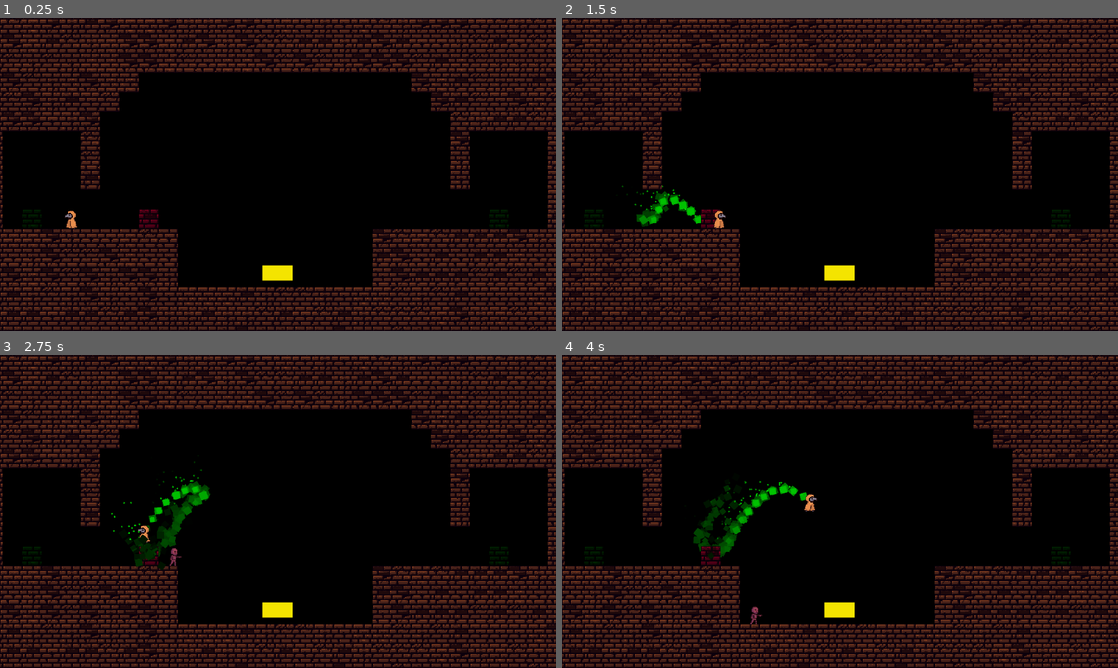
Above: before the commit, frames 1-4 (two rows, left to right).
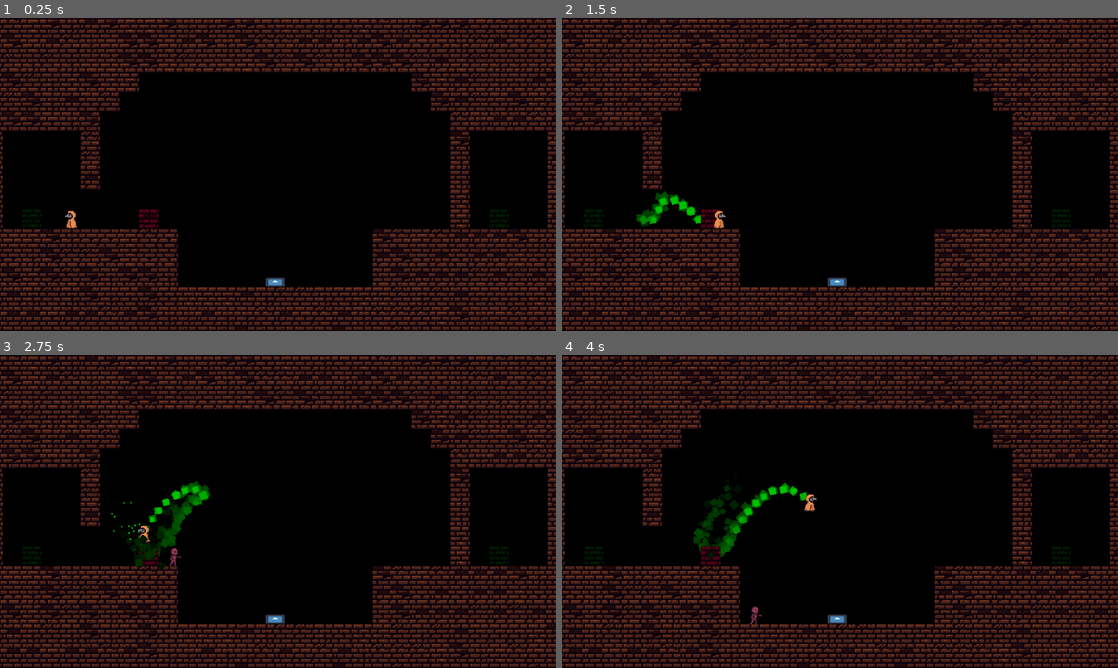
Above: after the commit, the same moments.

Repository: greatbrick0/GdFallJam2025
Game: Godot game, scene res://Scenes/Levels/level_3.tscn
Two runs of this game, one before a commit and one after it. Both use one fixed random seed, a clock stepped at 60 frames per second and the inputs below. This scene is started directly instead of the project's main scene. The engine's default icon, where the game draws it, is replaced by a stand-in: a white triangle on a blue panel in a dark square. Sound files missing from this copy of the repository are replaced by a short silence.
Inputs:
- Up to frame 1 (0.25 s): no input
- Up to frame 2 (1.5 s): tap Enter at 0.5 s; hold D (moveright) from 0.53 s (still down); tap E (interact) at 0.6, 1.35 s; tap Space (jump) at 0.77 s
- Up to frame 3 (2.75 s): tap Space (jump) at 1.52 s; release D (moveright) at 2.03 s; hold A (moveleft) from 2.03 s (still down); tap E (interact) at 2.1 s
- Up to frame 4 (4 s): release A (moveleft) at 2.78 s; hold D (moveright) from 2.78 s (still down); tap E (interact) at 2.85, 3.6 s; tap Space (jump) at 3.02, 3.77 s

The runs differ from the first frame. In frame 1, 0.6% of the frame differs, in the area x 47-85%, y 54-86%; in frame 2, 0.7%; in frame 3, 0.7%; in frame 4, 0.7%, in the area x 26-85%, y 40-86%.

Commit message:
Added Pressure Plate And Bars

Diff:
--- /dev/null
+++ b/gdfalljam/Scenes/Level Elements/bars.tscn
@@ -0,0 +1,23 @@
+[gd_scene load_steps=4 format=3 uid="uid://bu82tj4jc707m"]
+
+[ext_resource type="Script" uid="uid://7f6dlnivu283" path="res://Scripts/bars.gd" id="1_oxmxq"]
+[ext_resource type="Texture2D" uid="uid://bd0sl13j16v4l" path="res://Sprites/Wall_Flat_6Variations.png" id="1_wdg4j"]
+
+[sub_resource type="RectangleShape2D" id="RectangleShape2D_oxmxq"]
+size = Vector2(64, 64)
+
+[node name="Bars" type="Node2D"]
+script = ExtResource("1_oxmxq")
+
+[node name="Visuals" type="Node2D" parent="."]
+
+[node name="Sprite2D" type="Sprite2D" parent="Visuals"]
+scale = Vector2(2, 2)
+texture = ExtResource("1_wdg4j")
+region_enabled = true
+region_rect = Rect2(0, 0, 32, 32)
+
+[node name="StaticBody2D" type="StaticBody2D" parent="."]
+
+[node name="CollisionShape2D" type="CollisionShape2D" parent="StaticBody2D"]
+shape = SubResource("RectangleShape2D_oxmxq")
--- a/gdfalljam/Scenes/Level Elements/grave_stone.tscn
+++ b/gdfalljam/Scenes/Level Elements/grave_stone.tscn
@@ -22,7 +22,6 @@
 region_rect = Rect2(64, 0, 32, 32)
 
 [node name="Particles" parent="Visuals" instance=ExtResource("4_uni3t")]
-emitting = false
 
 [node name="TriggerArea" type="Area2D" parent="."]
 collision_layer = 32
--- a/gdfalljam/Scenes/Levels/level_3.tscn
+++ b/gdfalljam/Scenes/Levels/level_3.tscn
@@ -1,9 +1,11 @@
-[gd_scene load_steps=5 format=4 uid="uid://cxpga5fjchh62"]
+[gd_scene load_steps=7 format=4 uid="uid://cxpga5fjchh62"]
 
 [ext_resource type="PackedScene" uid="uid://uxmg7mq10mgq" path="res://Scenes/Level Elements/player.tscn" id="1_nfly3"]
 [ext_resource type="TileSet" uid="uid://y5q7a6m80lot" path="res://tileset1.tres" id="2_t8c31"]
 [ext_resource type="PackedScene" uid="uid://eiq2oqtoafcv" path="res://Scenes/Level Elements/exit_door.tscn" id="3_nfly3"]
 [ext_resource type="PackedScene" uid="uid://dgosw5ukbqhgr" path="res://Scenes/Level Elements/grave_stone.tscn" id="4_t8c31"]
+[ext_resource type="PackedScene" uid="uid://pu2id3yji55y" path="res://Scenes/Level Elements/pressure_plate.tscn" id="5_rc141"]
+[ext_resource type="PackedScene" uid="uid://bu82tj4jc707m" path="res://Scenes/Level Elements/bars.tscn" id="6_yy6i0"]
 
 [node name="Level3" type="Node2D"]
 
@@ -25,14 +27,6 @@
 tile_map_data = PackedByteArray("AAD0//X/AAAAAAEAAAD0//b/AAACAAEAAAD0//f/AAABAAEAAAD0//j/AAABAAAAAAD0//n/AAACAAAAAAD0// …(5648 unchanged characters)…
 tile_set = ExtResource("2_t8c31")
 
-[node name="ExitButton" type="ColorRect" parent="."]
-offset_left = -50.0
-offset_top = 299.0
-offset_right = 50.0
-offset_bottom = 349.0
-color = Color(0.955203, 0.894287, 0, 1)
-metadata/_edit_use_anchors_ = true
-
 [node name="ExitDoor2" parent="." instance=ExtResource("3_nfly3")]
 position = Vector2(728, 146)
 nextLevel = "res://Scenes/Levels/level_4.tscn"
@@ -43,3 +37,17 @@
 
 [node name="GraveStone" parent="." instance=ExtResource("4_t8c31")]
 position = Vector2(-424, 146)
+
+[node name="PressurePlate" parent="." instance=ExtResource("5_rc141")]
+position = Vector2(-8, 338)
+
+[node name="Bars" parent="." instance=ExtResource("6_yy6i0")]
+position = Vector2(600, 146)
+blockers = 1
+
+[node name="Bars2" parent="." instance=ExtResource("6_yy6i0")]
+position = Vector2(600, 82)
+blockers = 1
+
+[connection signal="UsedPlate" from="PressurePlate" to="Bars" method="AdjustBlockersByBool"]
+[connection signal="UsedPlate" from="PressurePlate" to="Bars2" method="AdjustBlockersByBool"]
--- a/gdfalljam/Scenes/necromancy_flame.tscn
+++ b/gdfalljam/Scenes/necromancy_flame.tscn
@@ -15,6 +15,7 @@
 z_index = -1
 
 [node name="CPUParticles2D" parent="Visuals" instance=ExtResource("2_ca6tn")]
+emitting = false
 
 [node name="TriggerArea" type="Area2D" parent="."]
 collision_layer = 16
--- /dev/null
+++ b/gdfalljam/Scripts/bars.gd
@@ -0,0 +1,21 @@
+extends Node2D
+
+@export var blockers: int = 0
+var open: bool = false
+
+func AdjustBlockersByBool(newBool: bool) -> void:
+	blockers -= 1 if newBool else -1
+	CheckOpen()
+
+func AdjustBlockersByInt(newInt: int) -> void:
+	blockers += newInt
+	CheckOpen()
+
+func SetOpen() -> void:
+	blockers = 0
+	CheckOpen()
+
+func CheckOpen() -> void:
+	open = blockers <= 0
+	$StaticBody2D.call_deferred("shape_owner_set_disabled", 0, open)
+	$Visuals/Sprite2D.visible = !open
--- a/gdfalljam/Scripts/pressure_plate.gd
+++ b/gdfalljam/Scripts/pressure_plate.gd
@@ -1,11 +1,20 @@
 extends Node2D
 
 var bodyCount: int = 0
+var pressed: bool = false
 
 signal UsedPlate(bool)
 
 func _on_triggger_area_body_entered(body):
 	bodyCount += 1
+	CheckPressed()
 
 func _on_triggger_area_body_exited(body):
 	bodyCount -= 1
+	CheckPressed()
+
+func CheckPressed() -> void:
+	if(bodyCount > 0 != pressed):
+		pressed = bodyCount > 0
+		MusicManager.PlayGeneral(0)
+		UsedPlate.emit(pressed)
Not shown, added: gdfalljam/Scripts/bars.gd.uid
